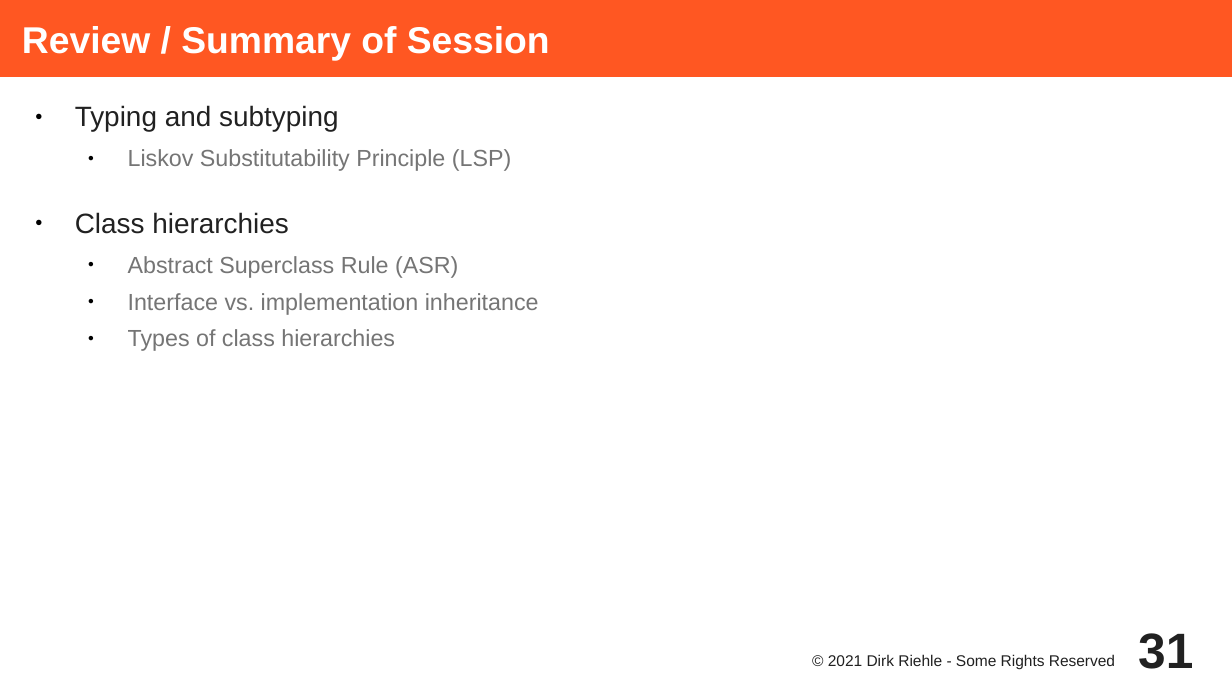
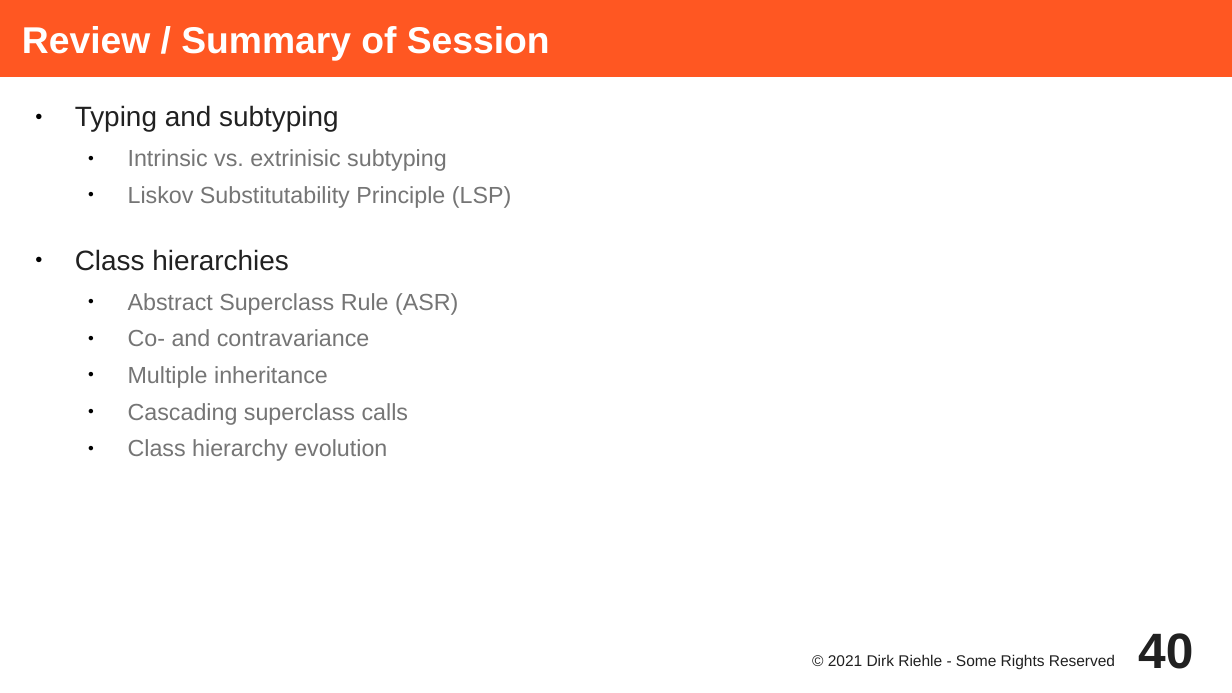
Before and after one commit to dirkriehle/adap-course, a slide deck: slide 40 of Lecture Slides/ADAP C03 - Subtyping and Inheritance.odp (slide 31 before the commit). Drawn at 1232x693 pixels with LibreOffice and Linux fonts; fonts in the diff are those of the drawing. Boxes give left, top, right and bottom in pixels: in the first picture for what was removed or moved away, otherwise in the second. Text is boxed around its words. In the diff, an @@ line names an element or a change of style, - is before the commit and + after.

```diff
--- a/Lecture Slides/ADAP C03 - Subtyping and Inheritance.odp
+++ b/Lecture Slides/ADAP C03 - Subtyping and Inheritance.odp
@@ text at (128, 149, 447, 171): paragraph added @@
+  ● Intrinsic vs. extrinisic subtyping
@@ text at (128, 329, 409, 461): text changed @@
-  ● Interface vs. implementation inheritance
-  ● Types of class hierarchies
+  ● Co- and contravariance
+  ● Multiple inheritance
+  ● Cascading superclass calls
+  ● Class hierarchy evolution
@@ page number at (1138, 633, 1193, 669): text changed @@
-31
+40
```
Also in this commit, not shown: 4 other slides changed, 9 slides added, 5 other files.
